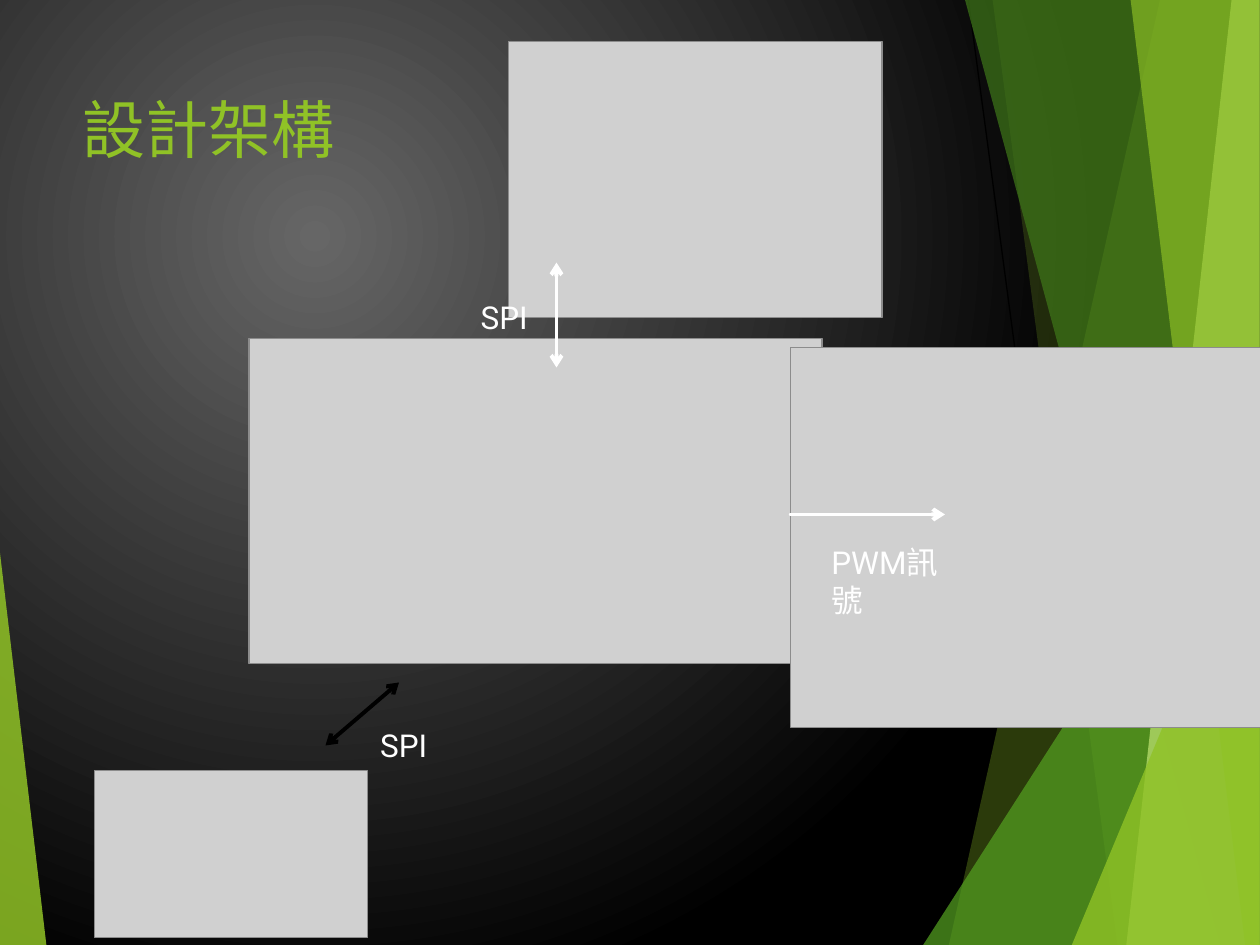
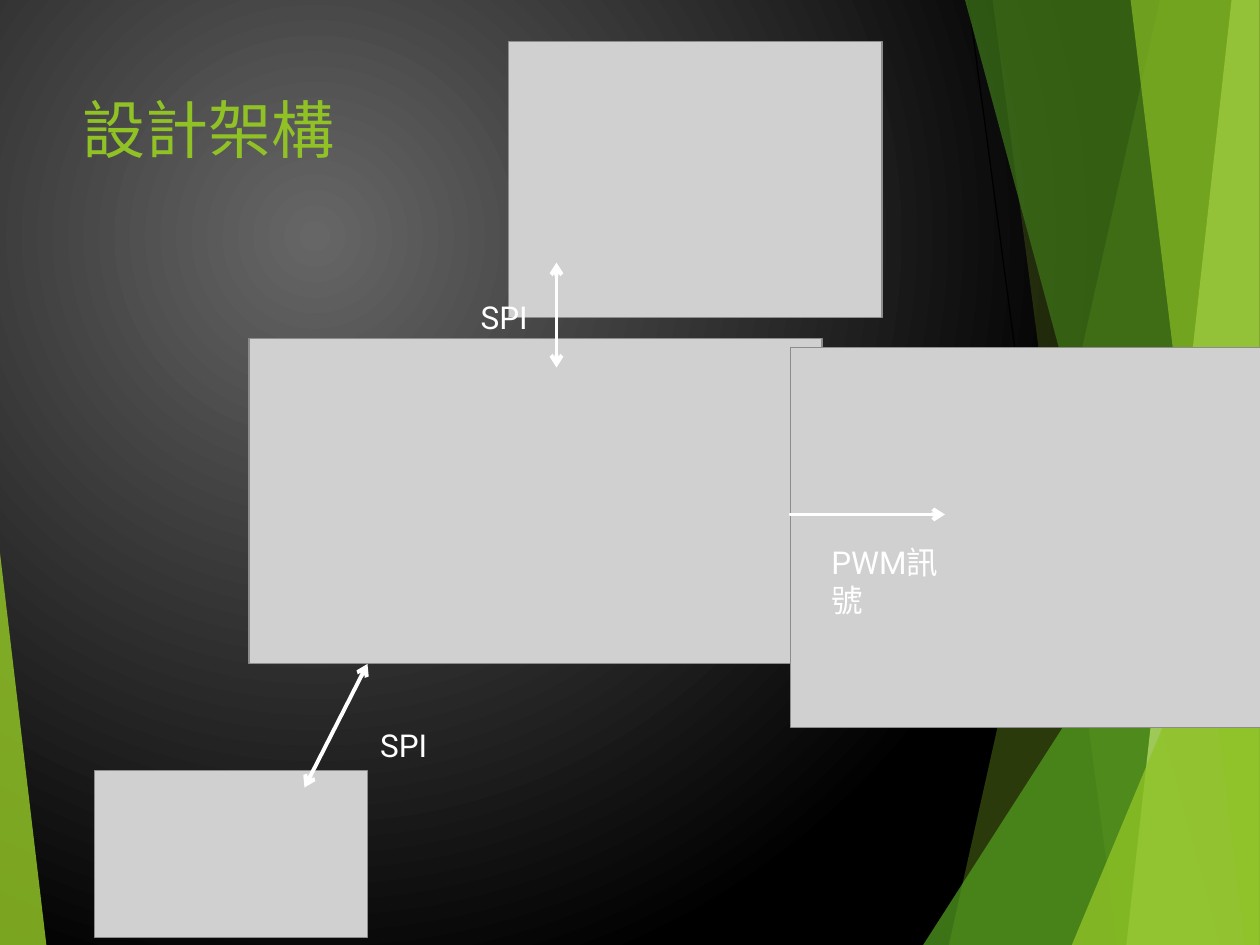
Before and after one commit to pupipaoo/Project-Gas-Emergency-switch, a slide deck: slide 5 of PPT/GasEmergenceSwitch.pptx. Drawn at 1260x945 pixels with LibreOffice and Linux fonts; fonts in the diff are those of the drawing; grey boxes stand for pictures. Boxes give left, top, right and bottom in pixels: in the first picture for what was removed or moved away, otherwise in the second. Text is boxed around its words. In the diff, an @@ line names an element or a change of style, - is before the commit and + after.

```diff
--- a/PPT/GasEmergenceSwitch.pptx
+++ b/PPT/GasEmergenceSwitch.pptx
@@ double arrow moved from (399, 683) - (325, 746) to (368, 664) - (305, 788) @@
@@ double arrow (368, 664) - (305, 788): stroke #000000 2.25 pt to #FFFFFF 2.25 pt @@
```
Also in this commit, not shown: 6 other slides changed.
